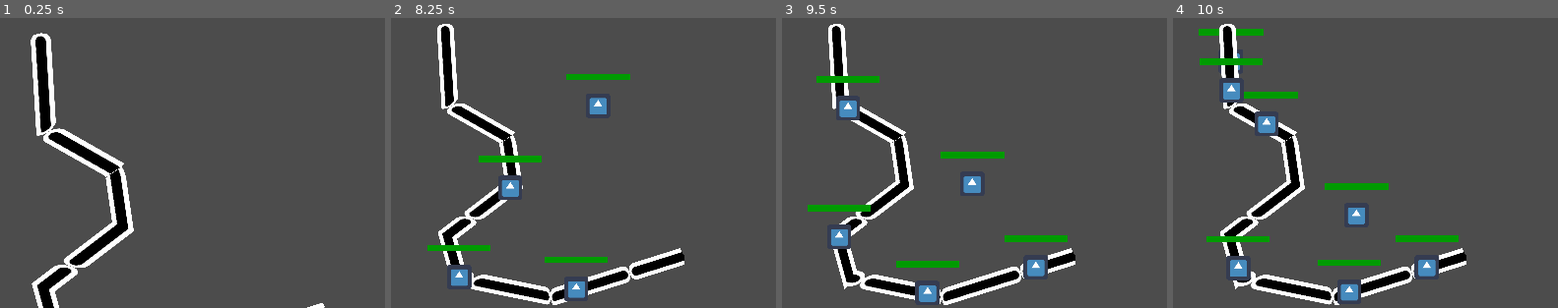
Above: before the commit, frames 1-4 (left to right).
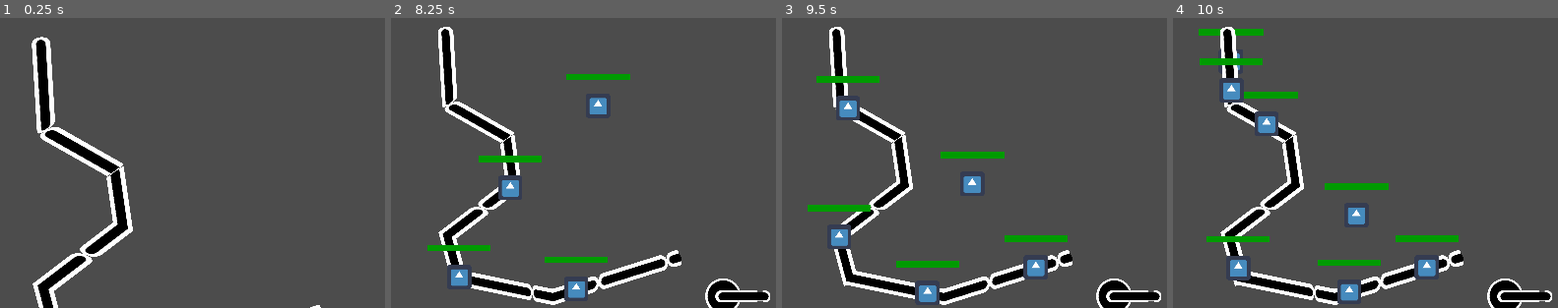
Above: after the commit, the same moments.

Repository: warriormaster12/SlimeNation
Game: Godot game, scene res://Ai/TestScene.tscn
Same seed, same stepped clock (60 frames per second), same inputs: the game is played once before the commit and once after it. This scene is started directly instead of the project's main scene. The engine's default icon, where the game draws it, is replaced by a stand-in: a white triangle on a blue panel in a dark square.
Inputs (mouse positions are in pixels of both pictures, inside the frame that each line leads up to):
- Up to frame 1 (0.25 s): no input
- Up to frame 2 (8.25 s): tap Enter at 0.5 s; move the mouse to (606, 55) at 0.52 s; press the mouse at (606, 55) at 0.53 s; release the mouse at (606, 55) at 1.25 s; tap Middle mouse button (game_camera_zoom_reset) at 1.25 s; drag from (outside the picture) to (394, 168) at 1.27 s; move the mouse to (outside the picture) at 2.02 s; tap Down (game_build_select_next_trap) at 2.1 s; click (outside the picture) at 2.17 s; drag from (394, 168) to (outside the picture) at 2.77 s; move the mouse to (672, 145) at 3.52 s; hold 1 (game_build_select_trap_1) 3.53-4.25 s; click (672, 145) at 3.67 s; drag from (outside the picture) to (outside the picture) at 4.27 s; move the mouse to (471, 78) at 5.02 s; hold 3 (game_build_select_trap_3) 5.03-5.75 s; click (471, 78) at 5.17 s; drag from (outside the picture) to (outside the picture) at 5.77 s; move the mouse to (606, 55) at 6.52 s; hold 5 (game_build_select_trap_5) 6.53-7.25 s; click (606, 55) at 6.67 s; drag from (outside the picture) to (394, 168) at 7.27 s; move the mouse to (outside the picture) at 8.02 s; hold Mouse wheel down (game_camera_zoom_out) from 8.03 s (still down); click (outside the picture) at 8.17 s
- Up to frame 3 (9.5 s): release Mouse wheel down (game_camera_zoom_out) at 8.75 s; drag from (785, 168) to (outside the picture) at 8.77 s
- Up to frame 4 (10 s): move the mouse to (1454, 145) at 9.52 s; hold R (game_build_rotate_trap) from 9.53 s (still down); click (1454, 145) at 9.67 s

The runs differ from the first frame. In frame 1, 1.5% of the frame differs, in the area x 7-85%, y 5-100%; in frame 2, 2.9%, in the area x 12-99%, y 2-100%; in frame 3, 2.7%; in frame 4, 2.8%.

Commit message:
tower texture

Diff:
--- a/SlimeNation/Ai/TestScene.tscn
+++ b/SlimeNation/Ai/TestScene.tscn
@@ -1,11 +1,12 @@
-[gd_scene load_steps=9 format=2]
+[gd_scene load_steps=12 format=2]
 
 [ext_resource path="res://Ai/Objects/DefaultSlime.tscn" type="PackedScene" id=1]
 [ext_resource path="res://Ai/Objects/SpawnPoint.tscn" type="PackedScene" id=2]
 [ext_resource path="res://Ai/Objects/PathHandler.tscn" type="PackedScene" id=3]
-[ext_resource path="res://Ai/Textures/TestTexture.png" type="Texture" id=4]
+[ext_resource path="res://Scenes/Path/PathTexture.png" type="Texture" id=4]
+[ext_resource path="res://Scenes/BugSpray/Tower.png" type="Texture" id=5]
 
-[sub_resource type="Curve2D" id=4]
+[sub_resource type="Curve2D" id=3]
 _data = {
 "points": PoolVector2Array( 0, 0, 0, 0, 13.6249, 17.3115, 0, 0, 0, 0, 17.5934, 83.9823, 0, 0, 0, 0, 108.435, 134.867, 0, 0, 0, 0, 118.899, 209.223, 0, 0, 0, 0, 13.5399, 288.772, 0, 0, 0, 0, 31.2175, 354.18, 0, 0, 0, 0, 179.71, 383.525, 0, 0, 0, 0, 325.02, 338.27 )
 }
@@ -31,9 +32,9 @@
 
 }"
 
-[sub_resource type="ShaderMaterial" id=3]
+[sub_resource type="ShaderMaterial" id=4]
 shader = SubResource( 2 )
-shader_param/glowColor = Color( 1, 0.654902, 0, 1 )
+shader_param/glowColor = Color( 0, 0.882353, 1, 1 )
 shader_param/emissionTexture = ExtResource( 4 )
 
 [sub_resource type="Environment" id=5]
@@ -41,6 +42,32 @@
 glow_enabled = true
 glow_strength = 0.47
 glow_blend_mode = 0
+
+[sub_resource type="Shader" id=6]
+code = "shader_type canvas_item;
+uniform sampler2D emissionTexture;
+uniform vec4 glowColor : hint_color = vec4(1.0f);
+
+void fragment()
+{
+	vec4 current_color = texture(TEXTURE, UV);
+	vec4 emission_color = texture(emissionTexture, UV);
+
+	if(emission_color.r > 0f || emission_color.g > 0f || emission_color.b > 0f)
+	{
+		COLOR = emission_color + glowColor
+	}
+	else
+	{
+		COLOR = current_color;
+	}
+
+}"
+
+[sub_resource type="ShaderMaterial" id=7]
+shader = SubResource( 6 )
+shader_param/glowColor = Color( 0, 0.529412, 1, 1 )
+shader_param/emissionTexture = ExtResource( 5 )
 
 [node name="TestScene" type="Node2D"]
 
@@ -50,13 +77,13 @@
 [node name="Path2" parent="." instance=ExtResource( 3 )]
 position = Vector2( -13.0694, -15.3622 )
 scale = Vector2( 0.987158, 1 )
-curve = SubResource( 4 )
+curve = SubResource( 3 )
 
 [node name="Line2D" type="Line2D" parent="Path2"]
-material = SubResource( 3 )
+material = SubResource( 4 )
 position = Vector2( 0, 0.749146 )
-points = PoolVector2Array( 13.9934, 21.7333, 17.7879, 83.913, 107.833, 134.274, 118.829, 209.076, 13.8911, 288.125, 32.2024, 353.647, 179.931, 383.347, 324.955, 338.297 )
-width = 130.0
+points = PoolVector2Array( 13.9934, 21.7333, 17.7879, 83.913, 107.833, 134.274, 118.829, 209.076, 13.8911, 288.125, 31.4948, 353.149, 179.931, 383.347, 324.955, 338.297 )
+width = 120.0
 default_color = Color( 1, 1, 1, 1 )
 texture = ExtResource( 4 )
 texture_mode = 1
@@ -83,3 +110,9 @@
 
 [node name="WorldEnvironment" type="WorldEnvironment" parent="."]
 environment = SubResource( 5 )
+
+[node name="Tower" type="Sprite" parent="."]
+material = SubResource( 7 )
+position = Vector2( 430.629, 366.329 )
+scale = Vector2( 0.3, 0.3 )
+texture = ExtResource( 5 )
Binary file added: SlimeNation/Scenes/BugSpray/Tower.png
Not shown, changed: SlimeNation/Scenes/BugSpray/Tower.png.import
Renamed: SlimeNation/Ai/Textures/TestTexture.png -> SlimeNation/Scenes/Path/PathTexture.png
Not shown, added: SlimeNation/Scenes/Path/PathTexture.png.import
